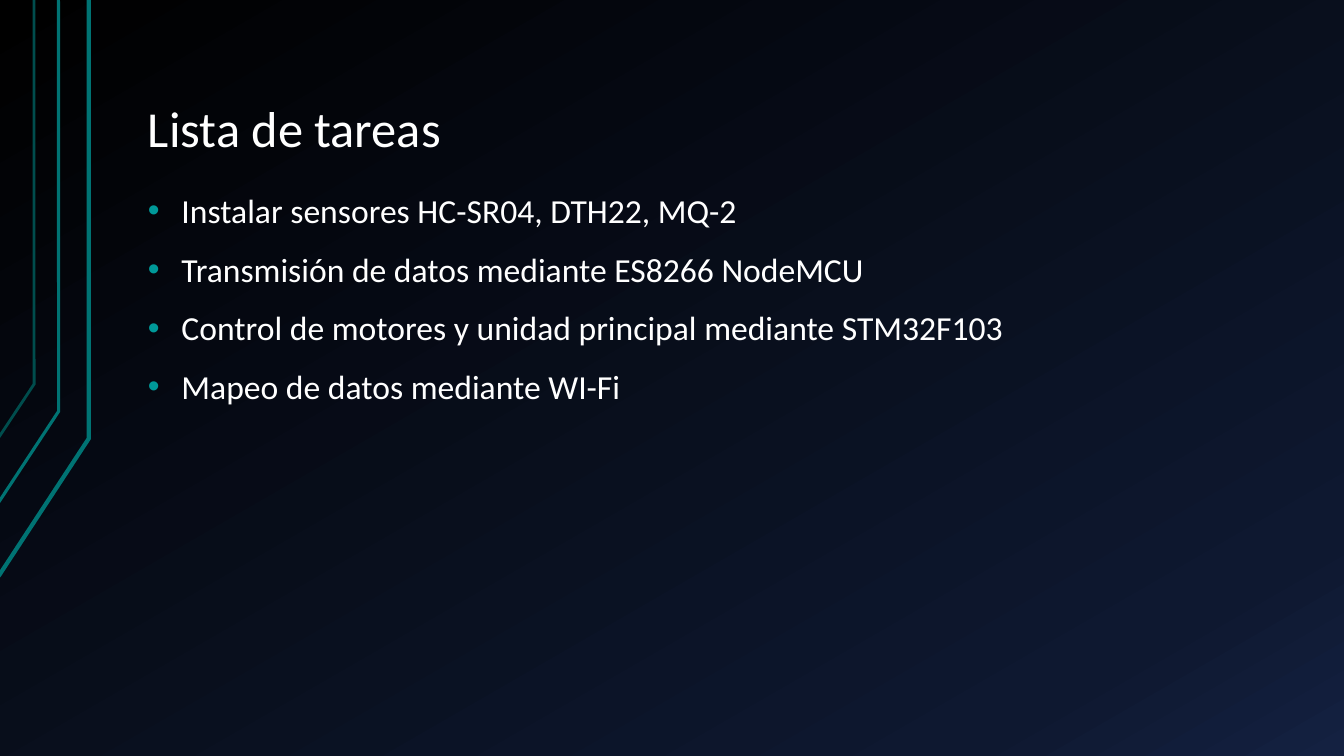
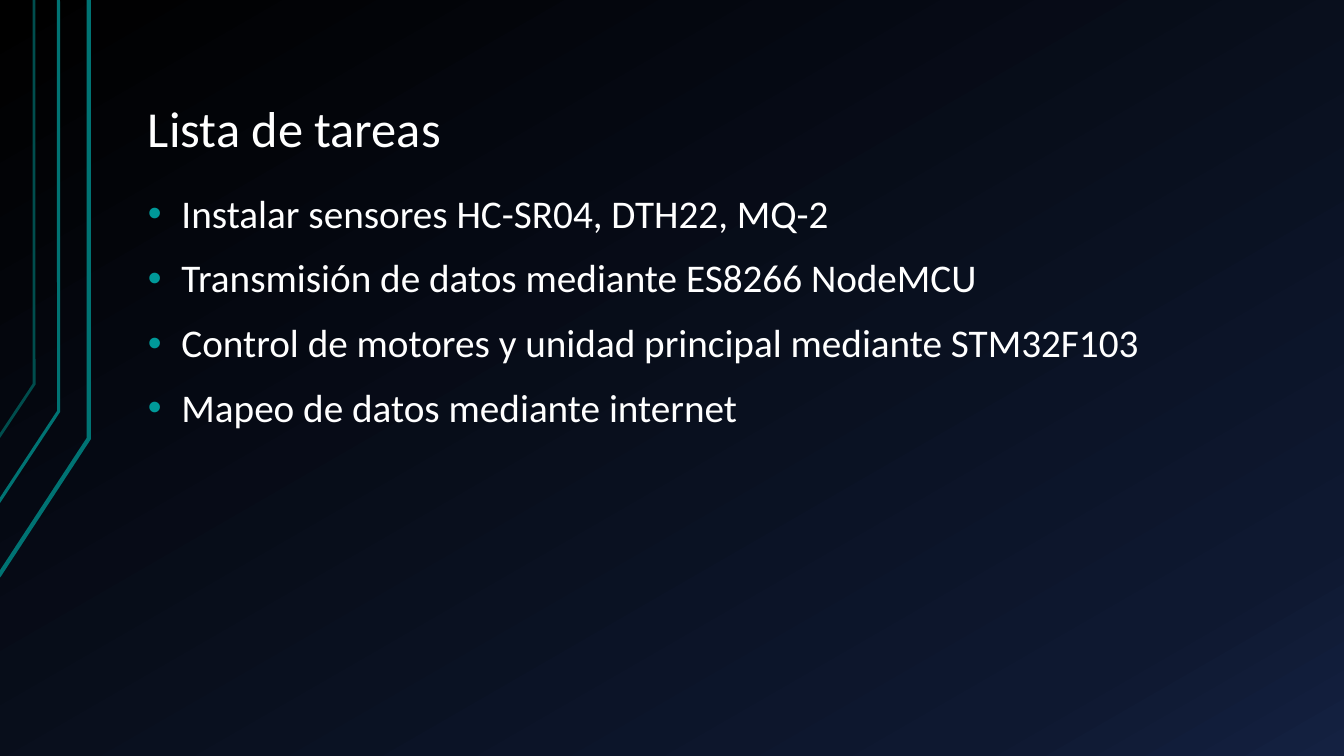
Before and after one commit to harrylisby/FLER, a slide deck: slide 5 of ppt_FLER.pptx. Drawn at 1344x756 pixels with LibreOffice and Linux fonts; fonts in the diff are those of the drawing. Boxes give left, top, right and bottom in pixels: in the first picture for what was removed or moved away, otherwise in the second. Text is boxed around its words. In the diff, an @@ line names an element or a change of style, - is before the commit and + after.

```diff
--- a/ppt_FLER.pptx
+++ b/ppt_FLER.pptx
@@ text at (181,200,1139,364): size 24 to 28 pt in "Instalar sensores HC-SR04, DTH22, MQ-2", "Transmisión de datos mediante ES8266 NodeMCU", "Control de motores y unidad principal mediante ..." @@
@@ text at (181,394,737,429): text changed; size 24 to 28 pt @@
-• Mapeo de datos mediante WI-Fi
+• Mapeo de datos mediante internet
```
Also in this commit, not shown: 5 other slides changed, 2 slides added.
